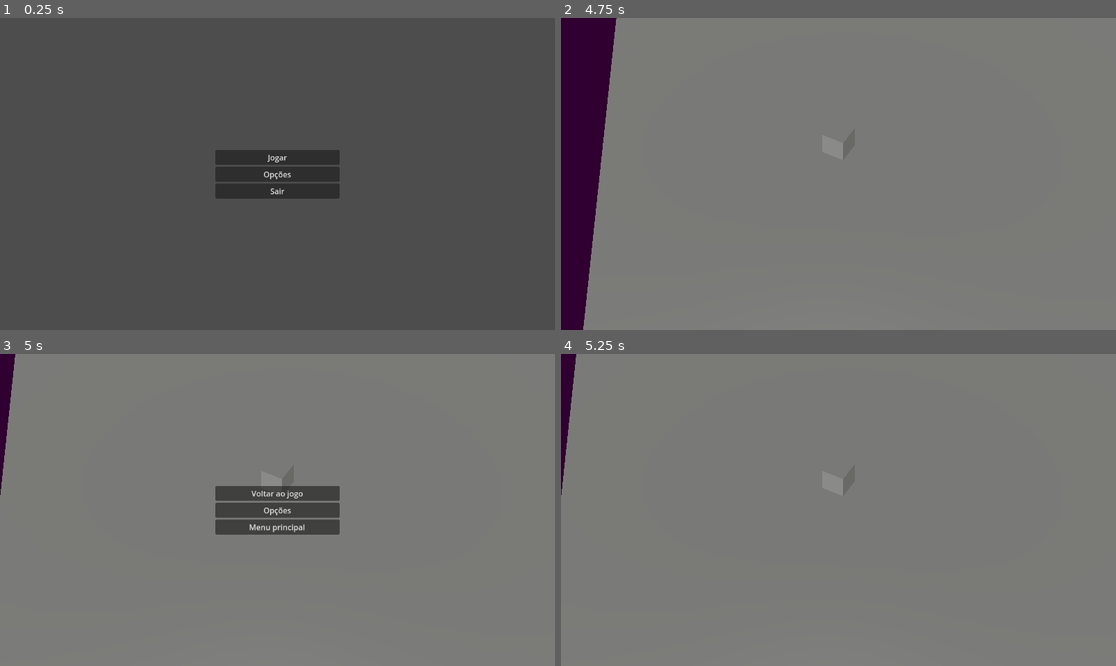
Above: before the commit, frames 1-4 (two rows, left to right).
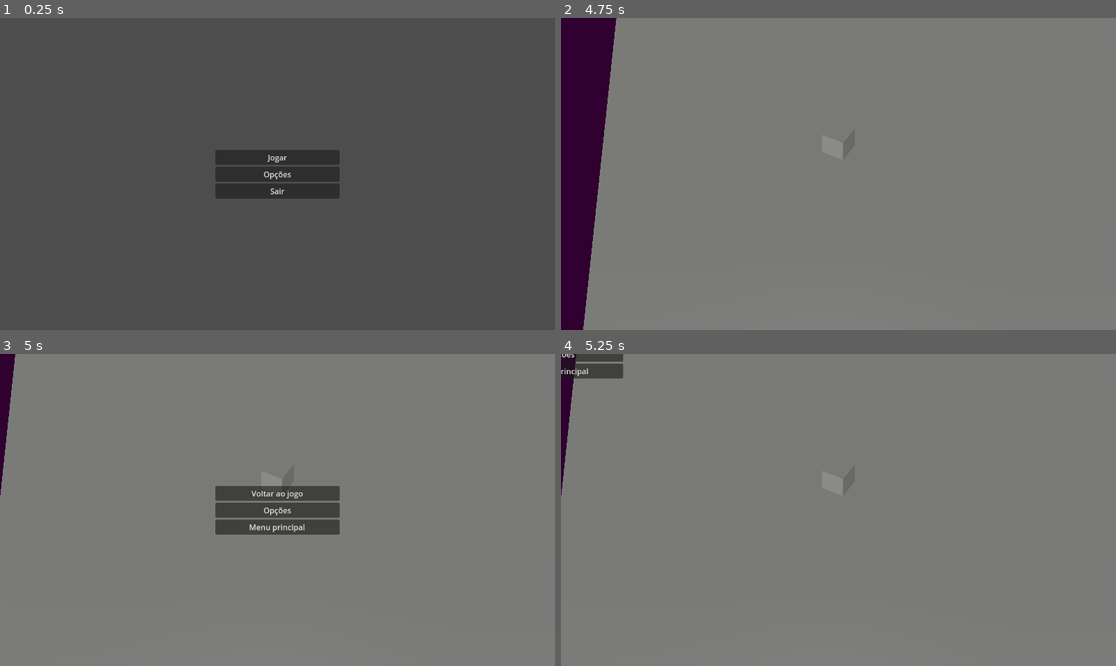
Above: after the commit, the same moments.

Repository: FellowshipOfTheGame/Hotel-Ponte-Negra
Game: Godot game, scene res://scenes/menus/menuPrincipal.tscn
Two runs of this game, one before a commit and one after it. Both use one fixed random seed, a clock stepped at 60 frames per second and the inputs below.
Inputs (mouse positions are in pixels of both pictures, inside the frame that each line leads up to):
- Up to frame 1 (0.25 s): no input
- Up to frame 2 (4.75 s): click "Jogar" at 0.5 s; tap Enter at 1.25, 2.75 s; move the mouse to (832, 180) at 1.27 s; hold Up (ui_up) 1.28-3.53 s; tap Space at 2, 3.5 s; move the mouse to (877, 177) at 2.02 s; move the mouse to (794, 170) at 2.77 s; move the mouse to (844, 174) at 3.52 s; hold Left (ui_left) 3.53-4.28 s; move the mouse to (816, 167) at 4.27 s; hold Up (ui_up) from 4.28 s (still down)
- Up to frame 3 (5 s): keep holding Up (ui_up); tap Escape at 4.9 s
- Up to frame 4 (5.25 s): release Up (ui_up) at 5 s; click "Opções" at 5 s

Frames 1-3 are identical in both runs. In frame 4, 0.7% of the frame differs, in the area x 0-12%, y 0-8%.

Commit message:
Update menuPausa.gd

Diff:
--- a/scripts/menuPausa.gd
+++ b/scripts/menuPausa.gd
@@ -25,5 +25,4 @@
 
 
 func opcoes() -> void:
-	$Container.visible=false
-	add_child(preload("res://scenes/menus/menuOpcoes.tscn").instantiate())
+	self.replace_by(preload("res://scenes/menus/menuOpcoes.tscn").instantiate())
